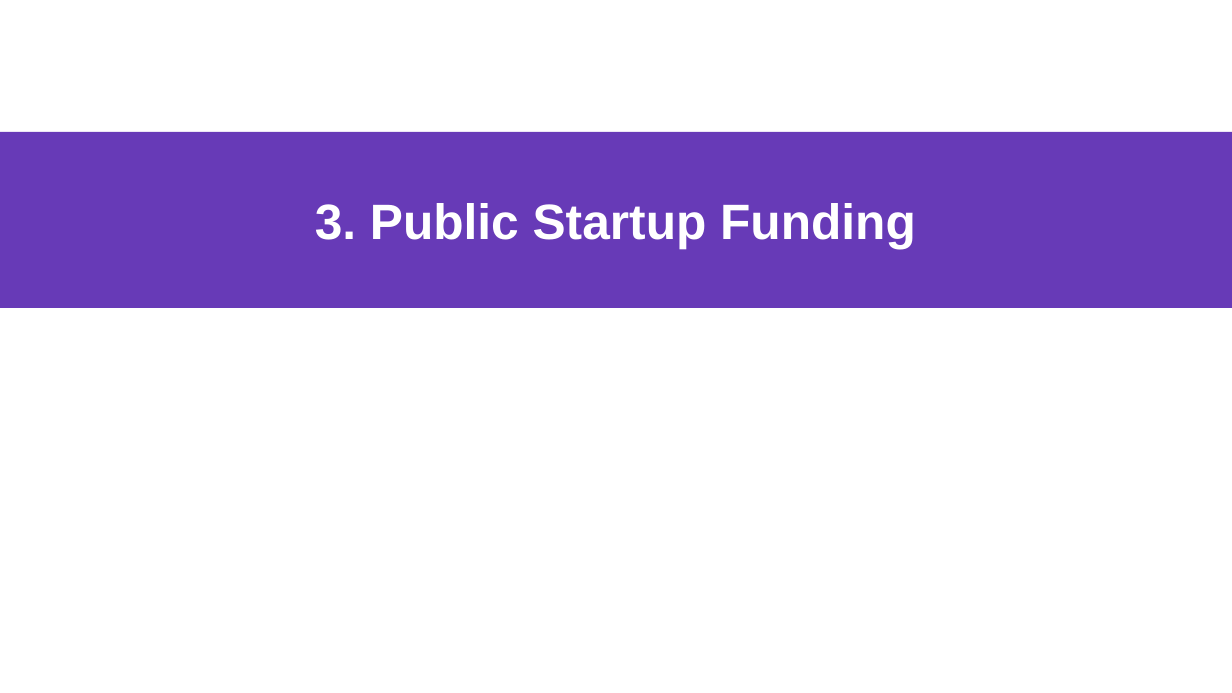
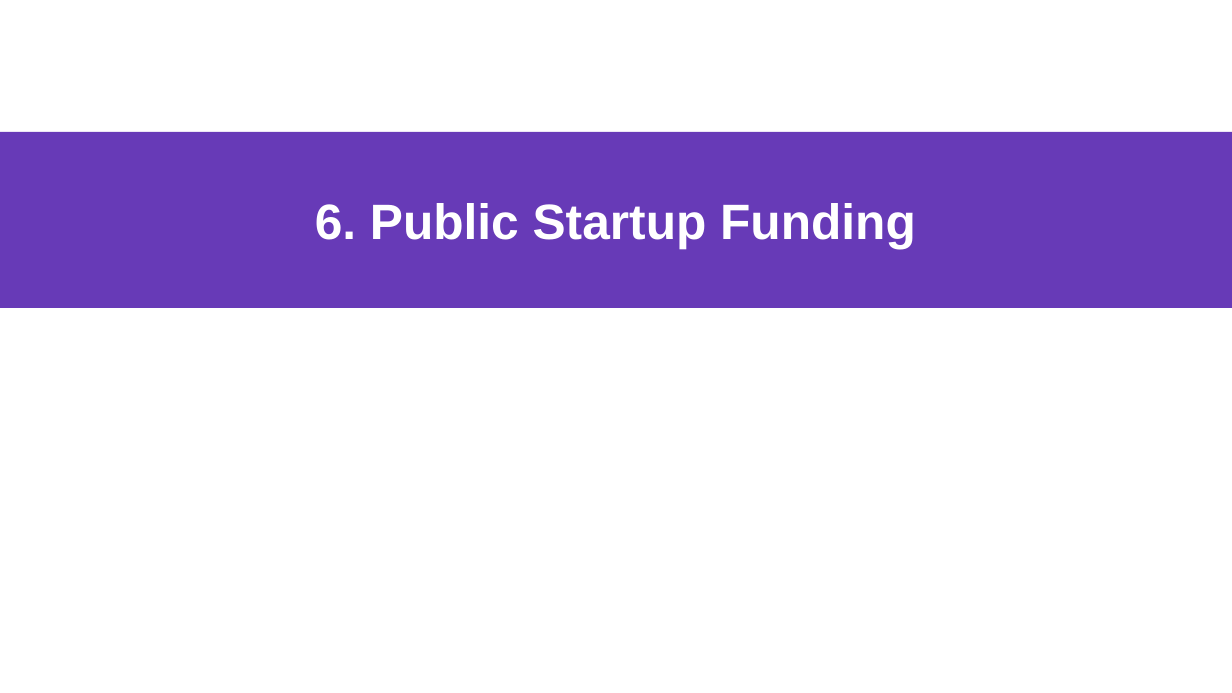
Before and after one commit to dirkriehle/coss-course, a slide deck: slide 25 of Lecture slides/COSS D03 - University Spin-offs.odp (slide 14 before the commit). Drawn at 1232x693 pixels with LibreOffice and Linux fonts; fonts in the diff are those of the drawing. Boxes give left, top, right and bottom in pixels: in the first picture for what was removed or moved away, otherwise in the second. Text is boxed around its words. In the diff, an @@ line names an element or a change of style, - is before the commit and + after.

```diff
--- a/Lecture slides/COSS D03 - University Spin-offs.odp
+++ b/Lecture slides/COSS D03 - University Spin-offs.odp
@@ title at box(315, 203, 916, 249): text changed @@
-3. Public Startup Funding
+6. Public Startup Funding
```
Also in this commit, not shown: 1 other slide changed, 3 slides added, 4 other files.
